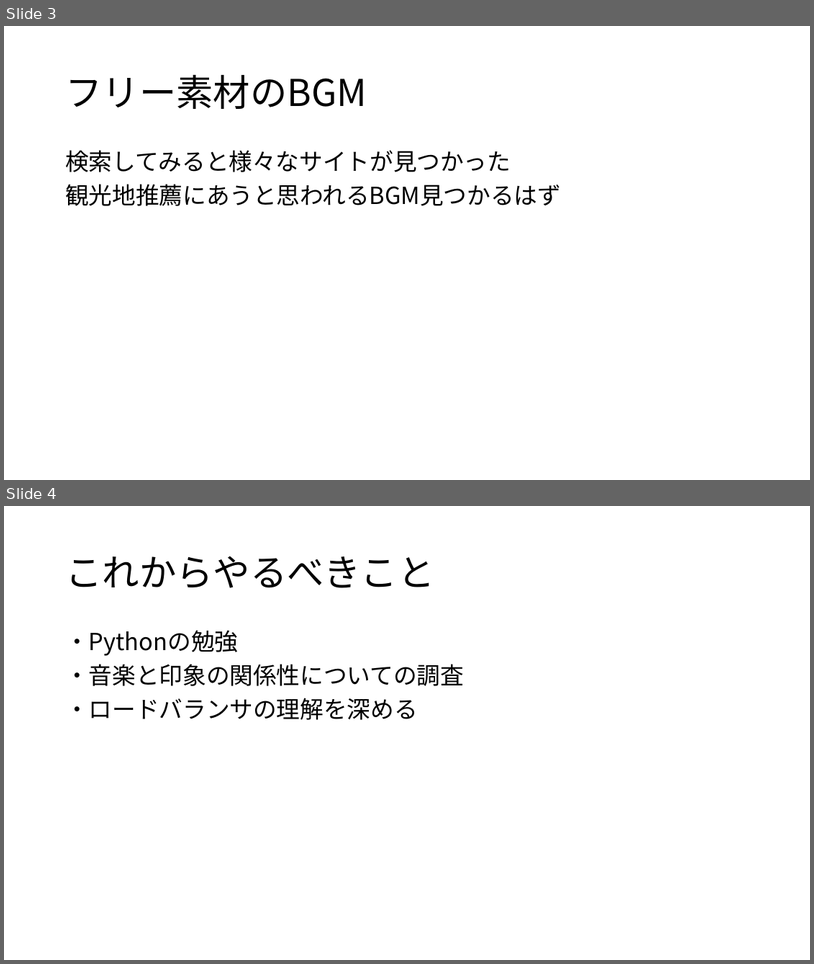
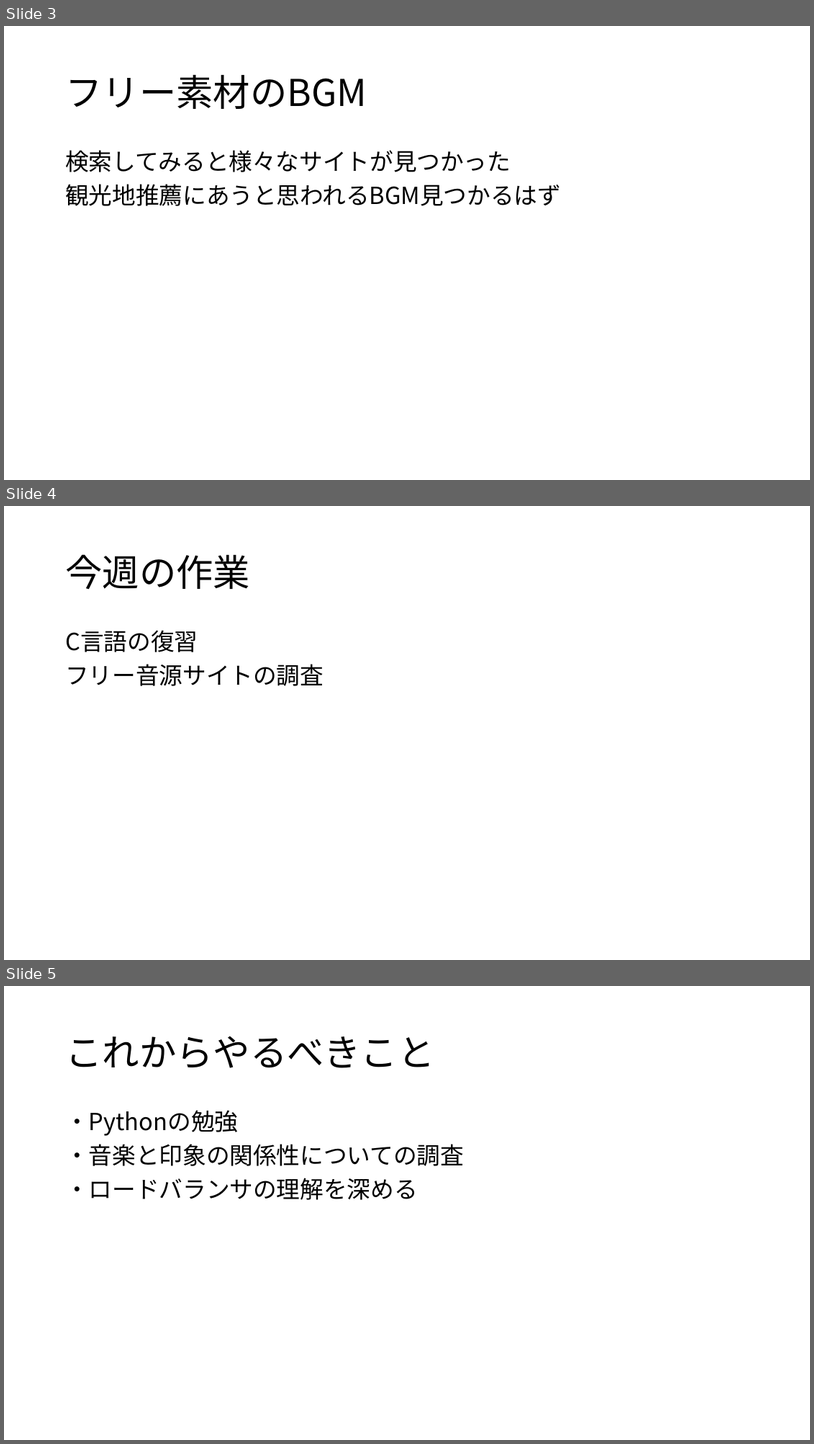
Before and after one commit to kait-takanolab/1821144-yoshii-thesis, a slide deck: 1821144_yoshii_sotsuken.pptx. Shown one above the other, each under a label of ours: slides 3 and 4 before the commit, slides 3, 4 and 5 after it. The pictures are 814x964 and 814x1444 pixels, drawn with LibreOffice and Linux fonts; fonts in the diff are those of the drawing. Boxes give left, top, right and bottom in pixels: in the first picture for what was removed or moved away, otherwise in the second. Text is boxed around its words. In the diff, an @@ line names an element or a change of style, - is before the commit and + after.

```diff
--- a/1821144_yoshii_sotsuken.pptx
+++ b/1821144_yoshii_sotsuken.pptx
@@ slide 4 added at (4, 506, 810, 960), background #FFFFFF @@
@@ title added at (65, 554, 250, 590), 44 pt, text #000000 @@
+今週の作業
@@ text added at (65, 630, 324, 686), 28 pt, text #000000 @@
+C言語の復習
+フリー音源サイトの調査
@@ what was slide 4 is now slide 5 @@
```
